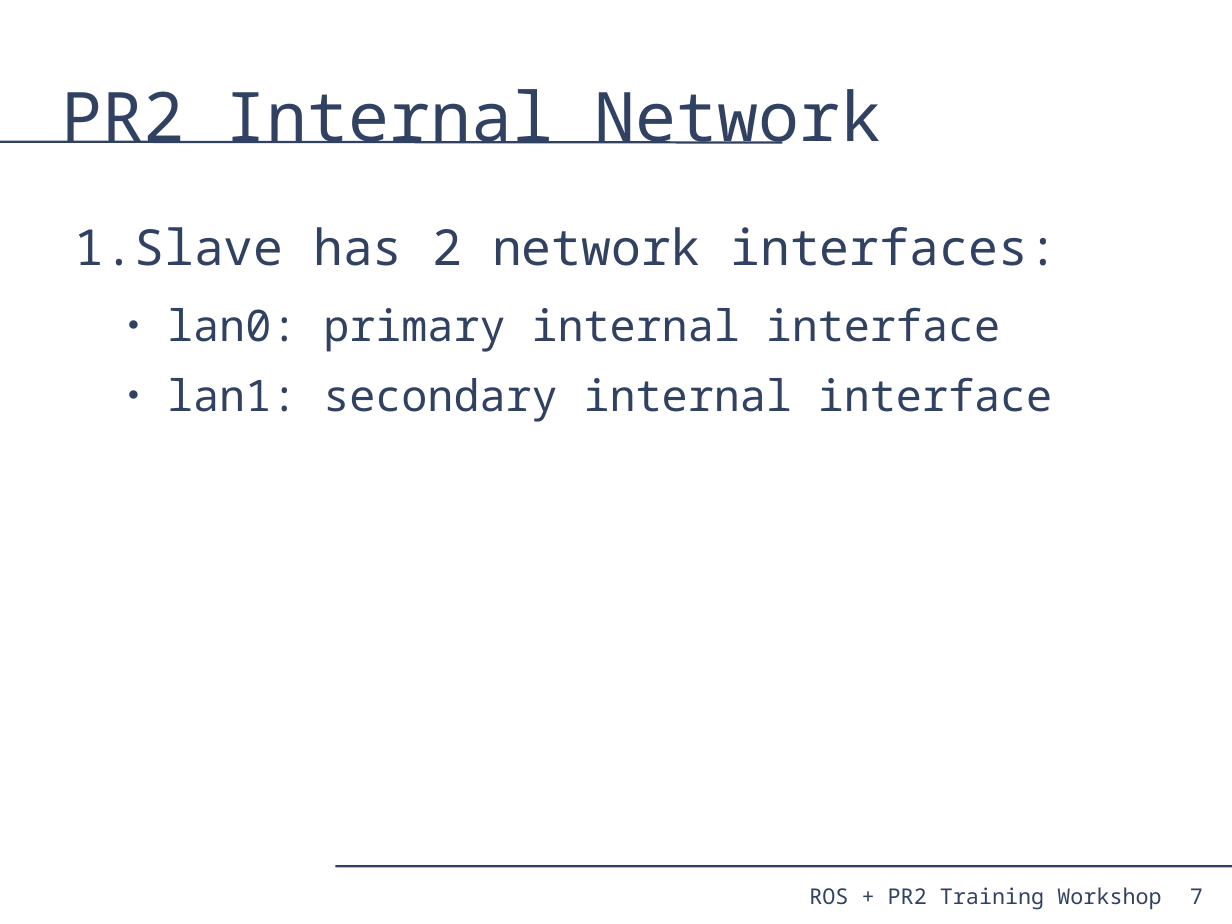
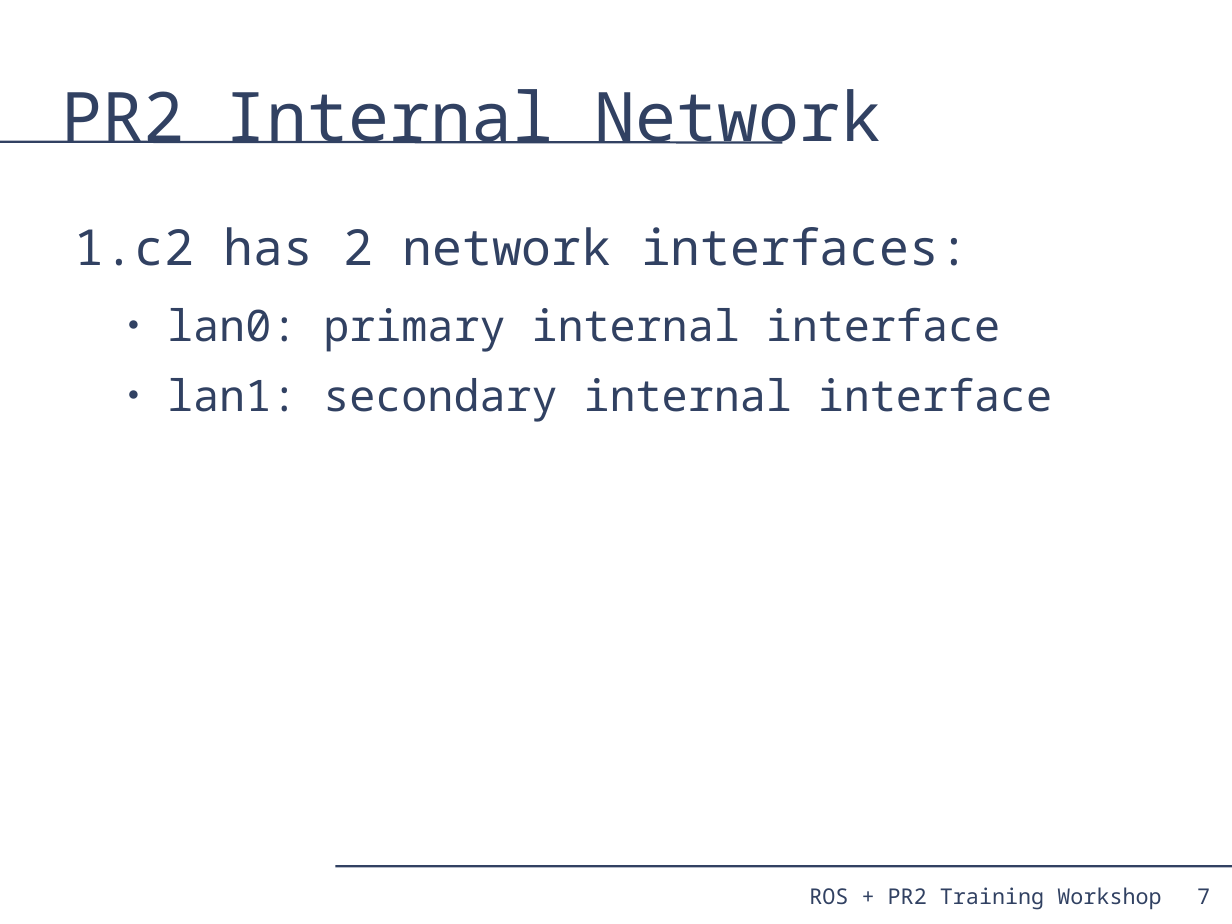
Before and after one commit to PR2/pr2_docs, a slide deck: slide 7 of pr2_training_workshop/pr2_sysadmin/pr2_syasdmin.odp. Drawn at 1232x924 pixels with LibreOffice and Linux fonts; fonts in the diff are those of the drawing. Boxes give left, top, right and bottom in pixels: in the first picture for what was removed or moved away, otherwise in the second. Text is boxed around its words. In the diff, an @@ line names an element or a change of style, - is before the commit and + after.

```diff
--- a/pr2_training_workshop/pr2_sysadmin/pr2_syasdmin.odp
+++ b/pr2_training_workshop/pr2_sysadmin/pr2_syasdmin.odp
@@ text at <box>75,227,969,266</box>: text changed @@
-1. Slave has 2 network interfaces:
+1. c2 has 2 network interfaces:
@@ page number: place and size @@
-page number at <box>1190,888,1203,904</box>
+page number at <box>1197,888,1210,904</box>
```
Also in this commit, not shown: 17 other slides changed, 1 slide added.
